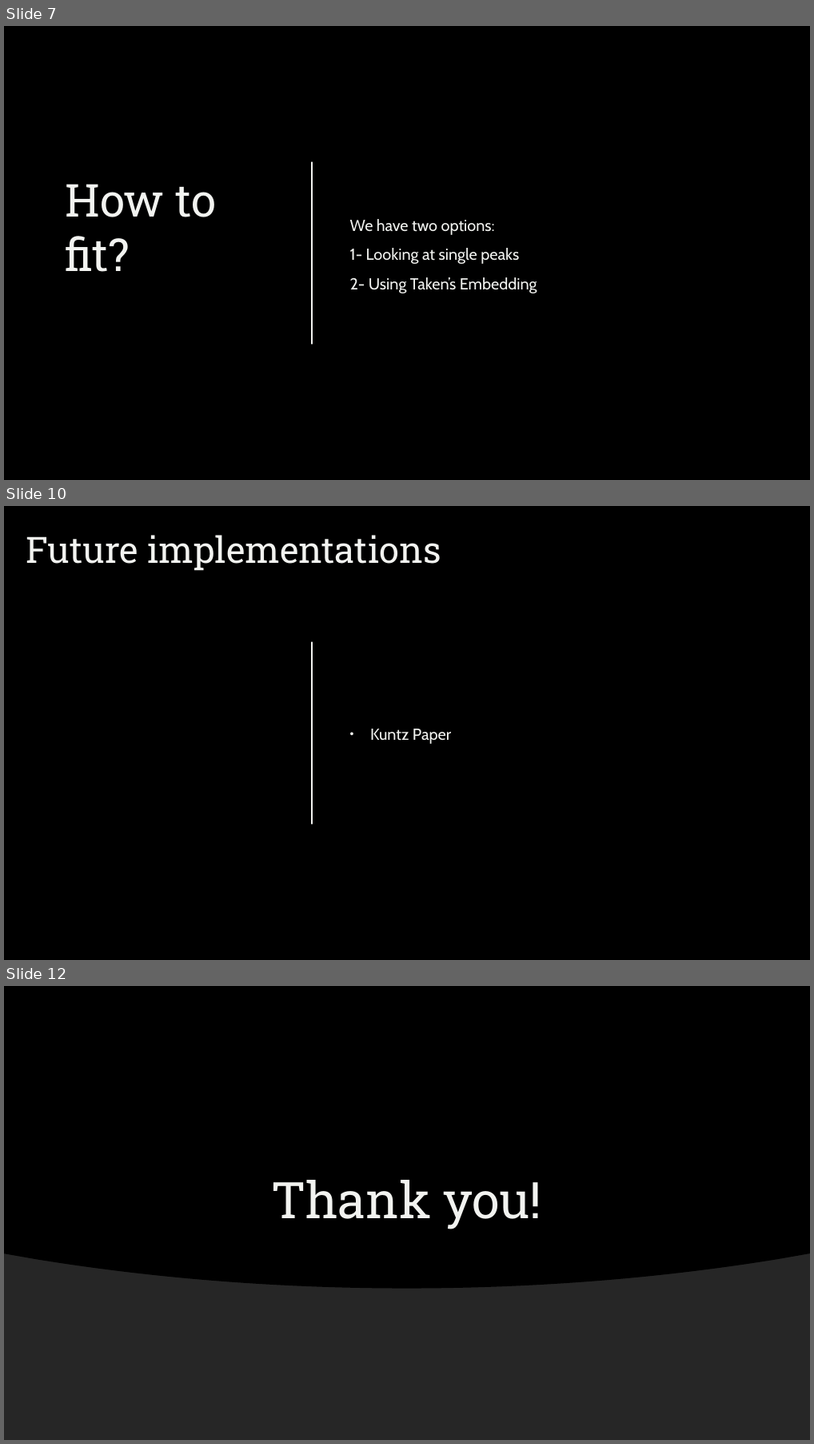
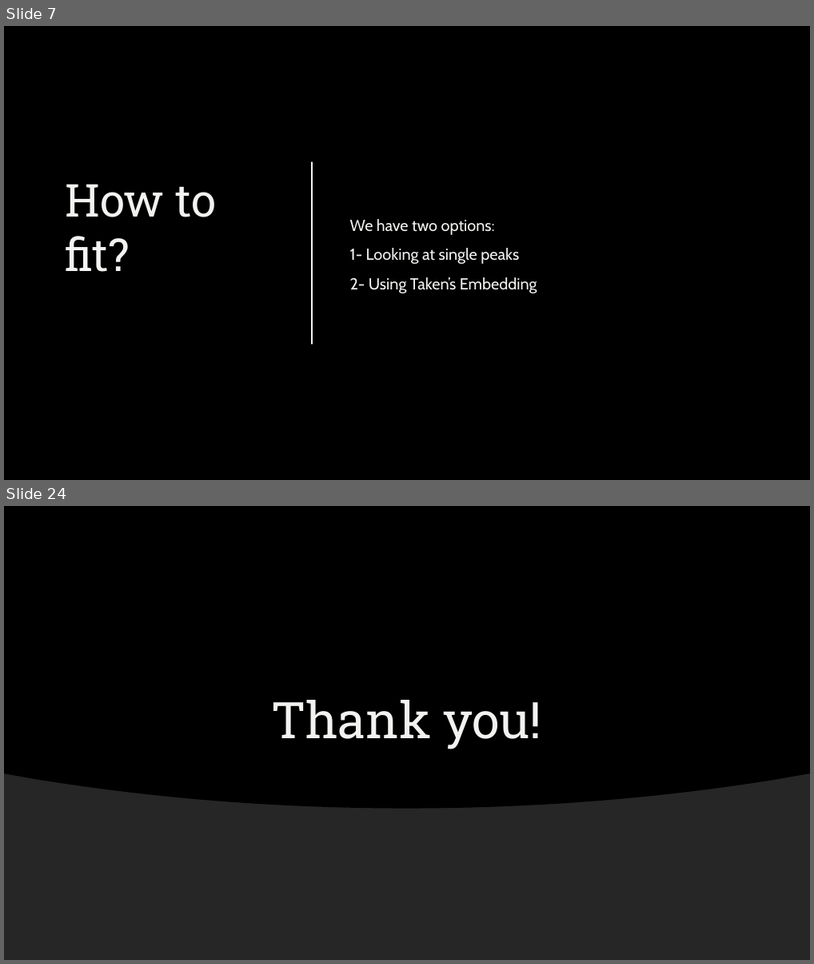
Before and after one commit to ekremdemirboga/modelling-calcium-oscillations-in-astrocytes, a slide deck: final/final.pptx. Shown one above the other, each under a label of ours: slides 7, 10 and 12 before the commit, slides 7 and 24 after it; the slides between them are not shown. The pictures are 814x1444 and 814x964 pixels, drawn with LibreOffice and Linux fonts; fonts in the diff are those of the drawing; background and template pictures are left out. Boxes give left, top, right and bottom in pixels: in the first picture for what was removed or moved away, otherwise in the second. Text is boxed around its words. In the diff, an @@ line names an element or a change of style, - is before the commit and + after.

```diff
--- a/final/final.pptx
+++ b/final/final.pptx
@@ slide 10 removed at box(4, 506, 810, 960), background picture (left out) @@
@@ title removed at box(26, 535, 441, 571) @@
-Future implementations
@@ line removed from (312, 642) to (312, 824) @@
@@ text removed at box(370, 728, 451, 744) @@
-• Kuntz Paper
@@ what was slide 12 is now slide 24 @@
```
Also in this commit, not shown: 2 slides changed, 17 slides added, 4 other slides removed, 3 other files.
